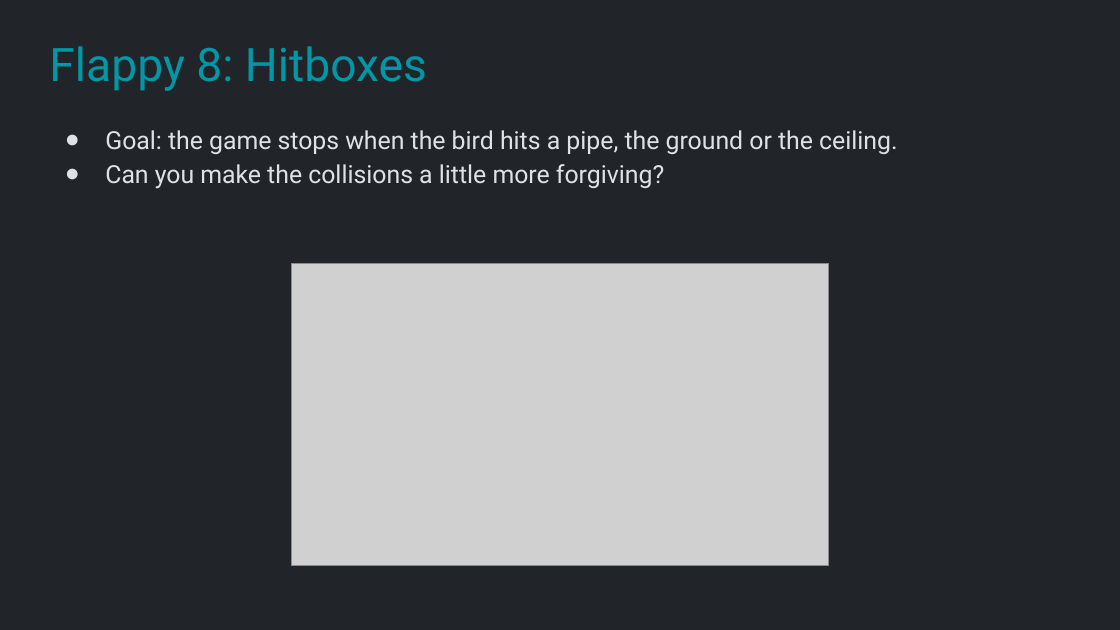
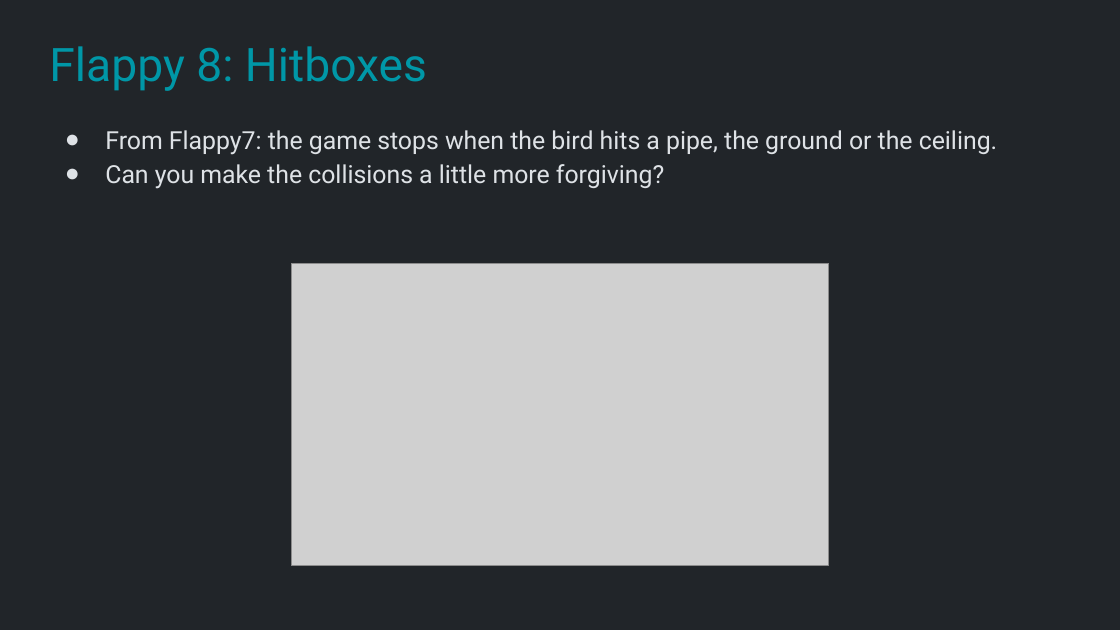
Before and after one commit to Metamate/gar, a slide deck: slide 27 of slides/02 Flappy Bird.pptx. Drawn at 1120x630 pixels with LibreOffice and Linux fonts; fonts in the diff are those of the drawing; grey boxes stand for pictures. Boxes give left, top, right and bottom in pixels: in the first picture for what was removed or moved away, otherwise in the second. Text is boxed around its words. In the diff, an @@ line names an element or a change of style, - is before the commit and + after.

```diff
--- a/slides/02 Flappy Bird.pptx
+++ b/slides/02 Flappy Bird.pptx
@@ text at (105, 130, 997, 155): text changed @@
-● Goal: the game stops when the bird hits a pipe, the ground or the ceiling.
+● From Flappy7: the game stops when the bird hits a pipe, the ground or the ceiling.
```
Also in this commit, not shown: 5 other slides changed, 3 slides added, 3 slides removed, 25 other files.
